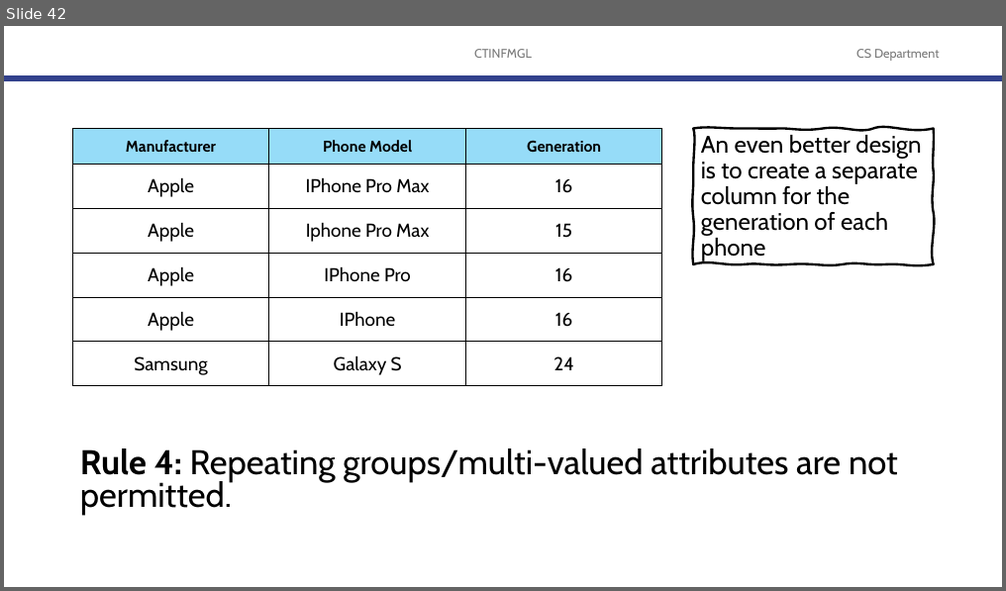
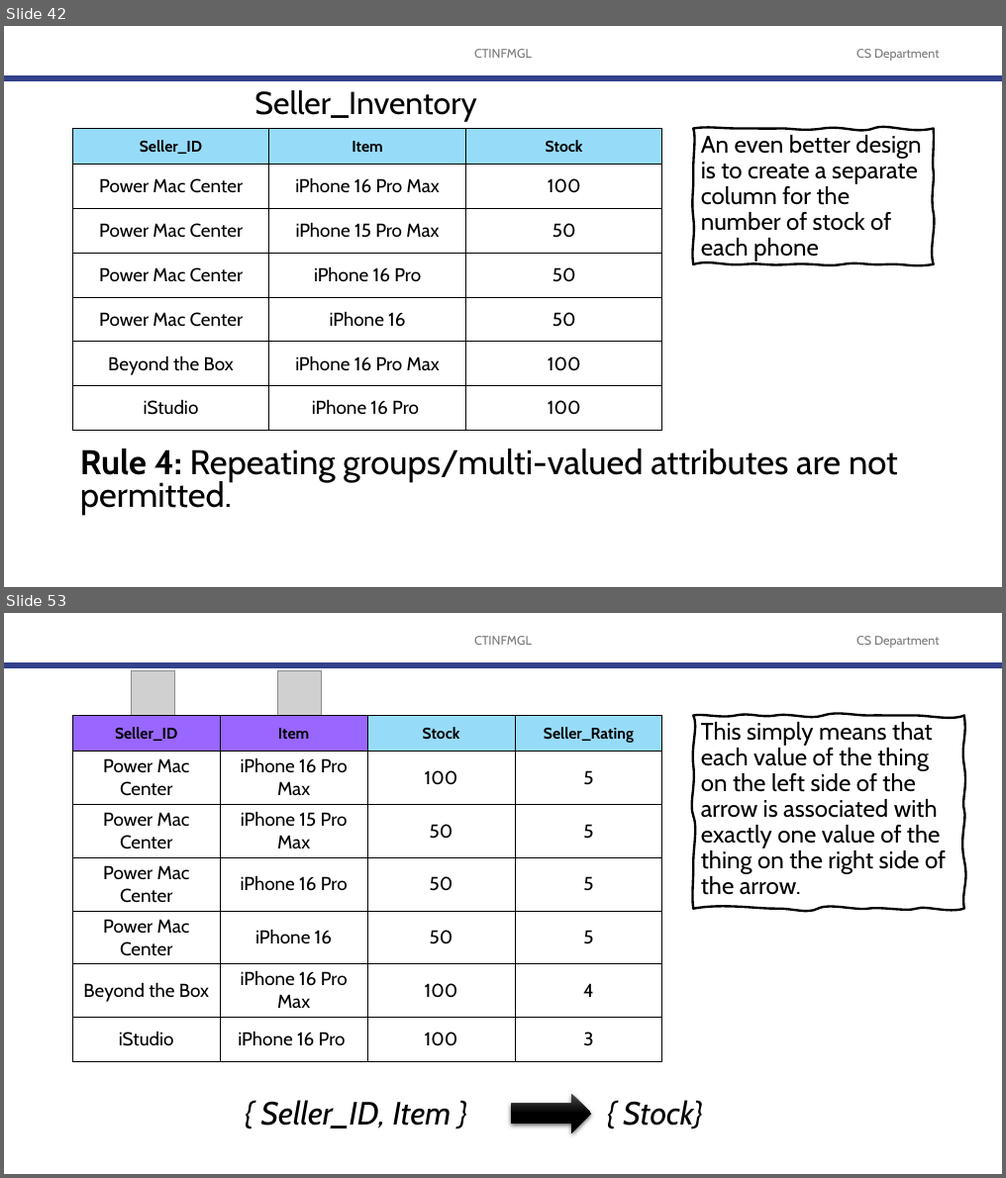
Before and after one commit to robitussin/CTINFMGL, a slide deck: 06 - Normalization of Database Tables/Database Normalization.pptx. Shown one above the other, each under a label of ours: slide 42 before the commit, slides 42 and 53 after it; the slides between them are not shown. The pictures are 1006x591 and 1006x1178 pixels, drawn with LibreOffice and Linux fonts; fonts in the diff are those of the drawing; grey boxes stand for pictures; background and template pictures are left out. Boxes give left, top, right and bottom in pixels: in the first picture for what was removed or moved away, otherwise in the second. Text is boxed around its words. In the diff, an @@ line names an element or a change of style, - is before the commit and + after.

```diff
--- a/06 - Normalization of Database Tables/Database Normalization.pptx
+++ b/06 - Normalization of Database Tables/Database Normalization.pptx
@@ slide 53 added at (4,613,1002,1174), background #FFFFFF; not listed: 3 template elements that a slide beside it also shows @@
@@ picture added at (131,671,174,716) @@
@@ picture added at (277,671,322,716) @@
@@ table added at (73,716,662,1058), 7 rows, 4 columns @@
+Seller_ID | Item | Stock | Seller_Rating
+Power Mac Center | iPhone 16 Pro Max | 100 | 5
+Power Mac Center | iPhone 15 Pro Max | 50 | 5
+Power Mac Center | iPhone 16 Pro | 50 | 5
+Power Mac Center | iPhone 16 | 50 | 5
+Beyond the Box | iPhone 16 Pro Max | 100 | 4
+iStudio | iPhone 16 Pro | 100 | 3
@@ freeform shape added at (693,716,964,909), outline #000000 2.25 pt, 23 pt, text #000000 @@
+This simply means that each value of the thing on the left side of the arrow is associated with exactly one value of the thing on the right side of the arrow.
@@ text added at (261,1100,451,1129), 31 pt, text #000000, italic @@
+{ Seller_ID, Item }
@@ right arrow added at (512,1094,592,1134), fill gradient #4B4B4B to #000000 @@
@@ text added at (623,1100,702,1130), 31 pt, text #000000, italic @@
+{ Stock}
@@ slide 42 changed as well @@
@@ text added at (254,90,476,121), 30.5 pt, text #000000 @@
+Seller_Inventory
@@ table at (73,129,663,431) @@
-row 1: Manufacturer | Phone Model | Generation
-row 2: Apple | IPhone Pro Max | 16
-row 3: Apple | Iphone Pro Max | 15
-row 4: Apple | IPhone Pro | 16
-row 5: Apple | IPhone | 16
-row 6: Samsung | Galaxy S | 24
+row 1: Seller_ID | Item | Stock
+row 2: Power Mac Center | iPhone 16 Pro Max | 100
+row 3: Power Mac Center | iPhone 15 Pro Max | 50
+row 4: Power Mac Center | iPhone 16 Pro | 50
+row 5: Power Mac Center | iPhone 16 | 50
+row 6: Beyond the Box | iPhone 16 Pro Max | 100
+row 7: iStudio | iPhone 16 Pro | 100
@@ text in freeform shape at (701,135,921,262): text changed @@
-An even better design is to create a separate column for the generation of each phone
+An even better design is to create a separate column for the number of stock of each phone
```
Also in this commit, not shown: 10 other slides changed, 50 other slides added.
